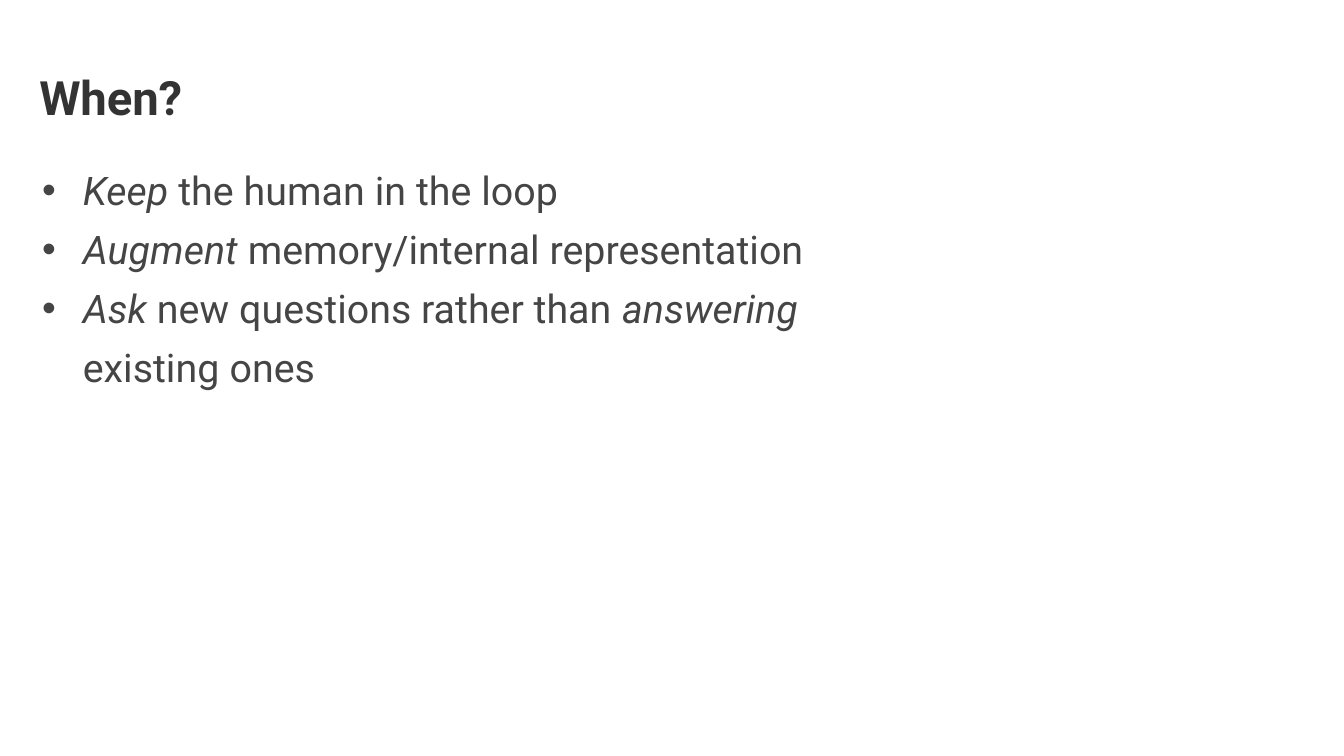
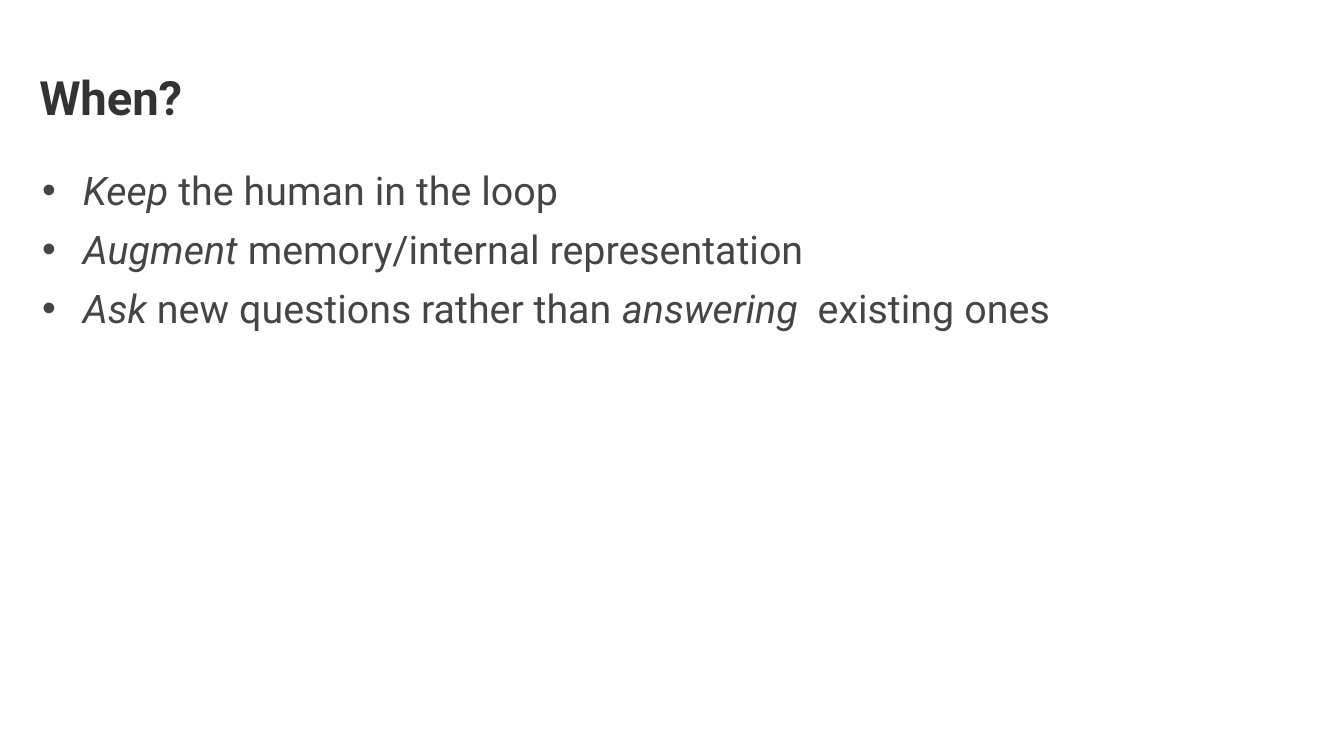
Before and after one commit to GDSL-UL/wma, a slide deck: slide 5 of lectures/w02_staticMaps.pptx. Drawn at 1344x756 pixels with LibreOffice and Linux fonts; fonts in the diff are those of the drawing. Boxes give left, top, right and bottom in pixels: in the first picture for what was removed or moved away, otherwise in the second. Text is boxed around its words. In the diff, an @@ line names an element or a change of style, - is before the commit and + after.

```diff
--- a/lectures/w02_staticMaps.pptx
+++ b/lectures/w02_staticMaps.pptx
@@ text "Keep the human in the ..." rewrapped from <box>83,175,804,390</box> to <box>83,175,1050,331</box> @@
```
Also in this commit, not shown: 6 other slides changed.
